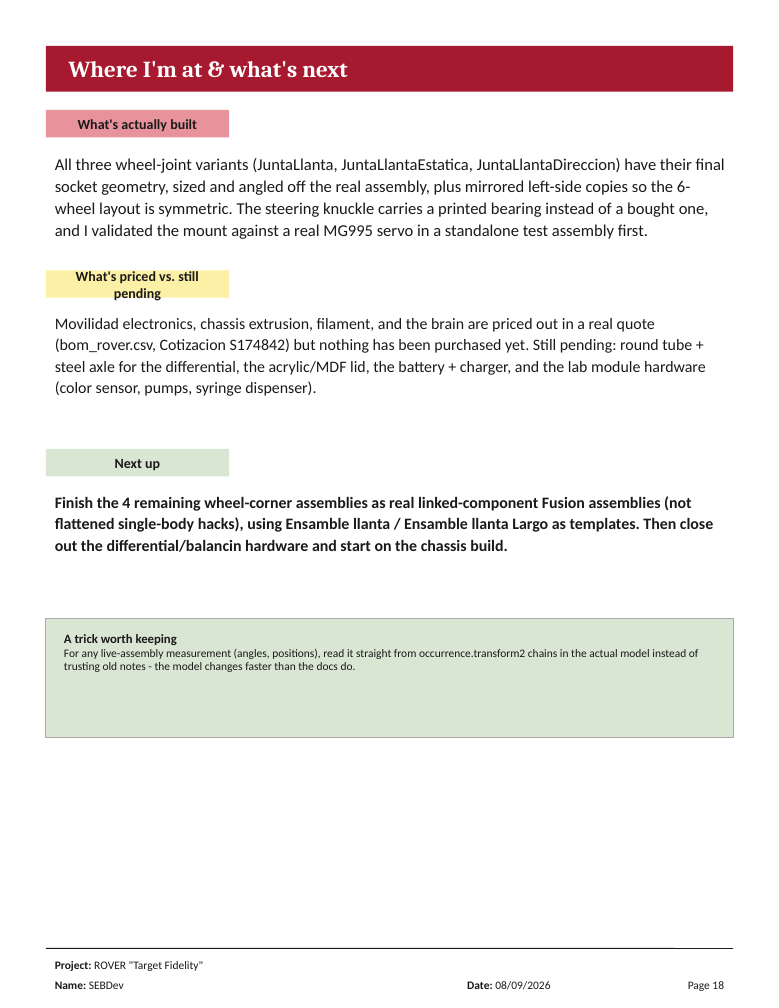
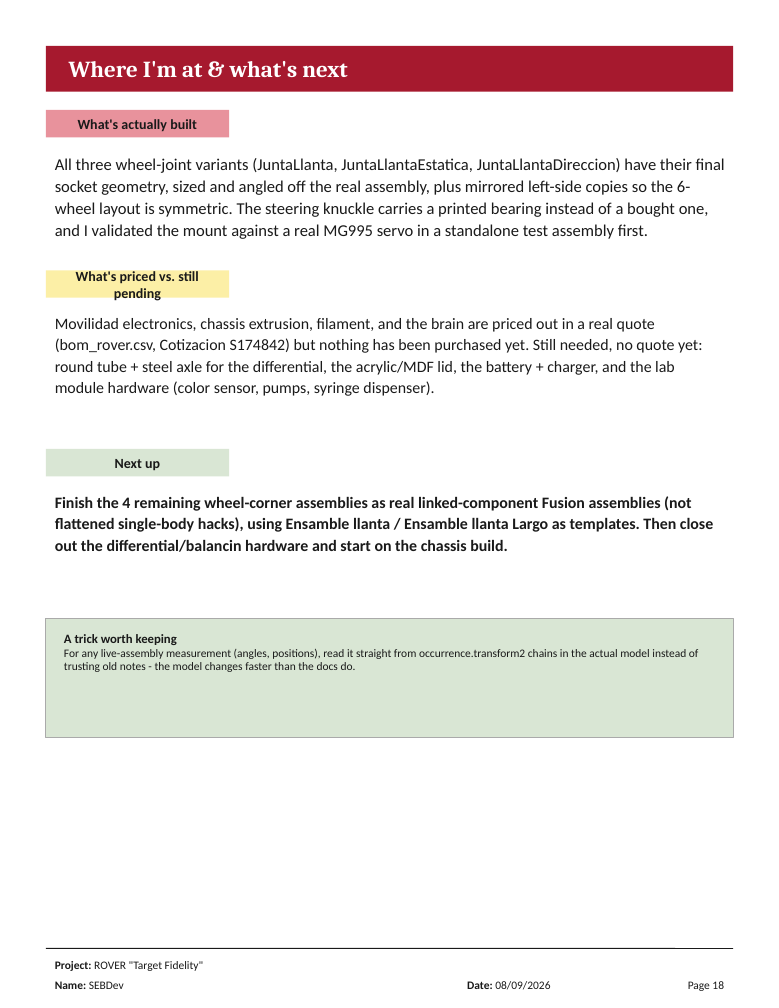
Before and after one commit to tansenseb-wq/ROVER-Target-Fidelity-, a slide deck: slide 18 of Journal/Librito_Rover x_x (CreacionSistemaMecanico) .pptx. Drawn at 779x1008 pixels with LibreOffice and Linux fonts; fonts in the diff are those of the drawing. Boxes give left, top, right and bottom in pixels: in the first picture for what was removed or moved away, otherwise in the second. Text is boxed around its words. In the diff, an @@ line names an element or a change of style, - is before the commit and + after.

```diff
--- a/Journal/Librito_Rover x_x (CreacionSistemaMecanico) .pptx
+++ b/Journal/Librito_Rover x_x (CreacionSistemaMecanico) .pptx
@@ text at <box>55,318,702,396</box>: text changed @@
-Movilidad electronics, chassis extrusion, filament, and the brain are priced out in a real quote (bom_rover.csv, Cotizacion S174842) but nothing has been purchased yet. Still pending: round tube + steel axle for the differential, the acrylic/MDF lid, the battery + charger, and the lab module hardware (color sensor, pumps, syringe dispenser).
+Movilidad electronics, chassis extrusion, filament, and the brain are priced out in a real quote (bom_rover.csv, Cotizacion S174842) but nothing has been purchased yet. Still needed, no quote yet: round tube + steel axle for the differential, the acrylic/MDF lid, the battery + charger, and the lab module hardware (color sensor, pumps, syringe dispenser).
```
Also in this commit, not shown: 2 other slides changed, 4 other files.
